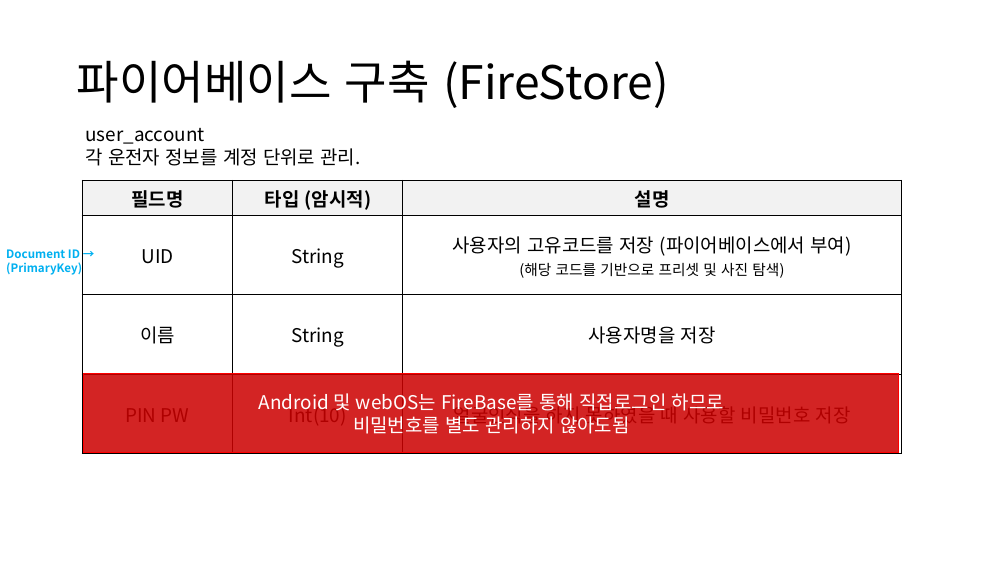
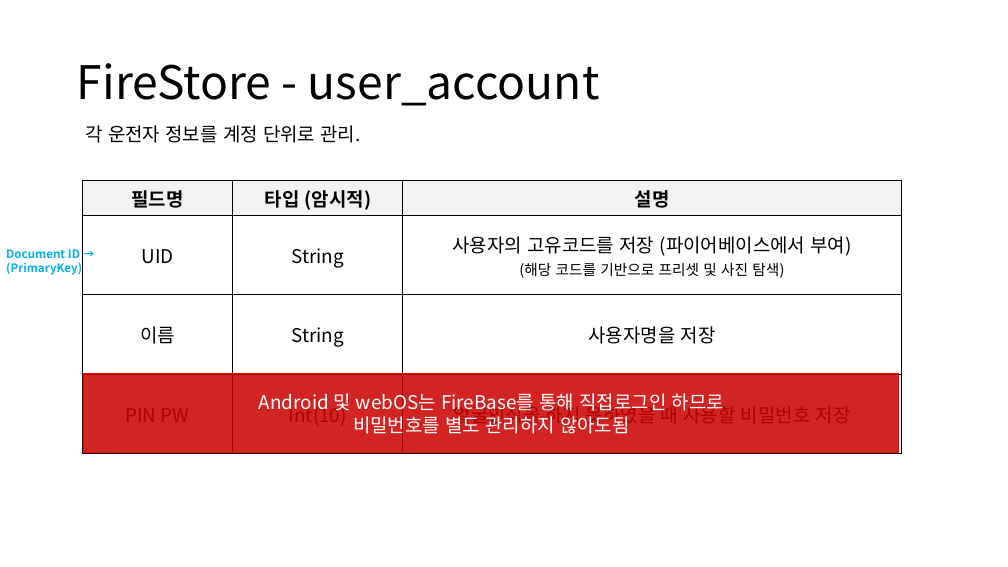
Before and after one commit to chhs2131/2021ESWContest_webOS_Three-Americano, a slide deck: slide 4 of 개발현황/Firebase DB 구성 20210810.pptx (slide 5 before the commit). Drawn at 1008x567 pixels with LibreOffice and Linux fonts; fonts in the diff are those of the drawing. Boxes give left, top, right and bottom in pixels: in the first picture for what was removed or moved away, otherwise in the second. Text is boxed around its words. In the diff, an @@ line names an element or a change of style, - is before the commit and + after.

```diff
--- a/개발현황/Firebase DB 구성 20210810.pptx
+++ b/개발현황/Firebase DB 구성 20210810.pptx
@@ title at <box>77,63,600,106</box>: text changed @@
-파이어베이스 구축 (FireStore)
+FireStore - user_account
@@ text at <box>85,128,204,144</box>: paragraph removed @@
-user_account
```
Also in this commit, not shown: 4 other slides changed, 1 slide removed.
